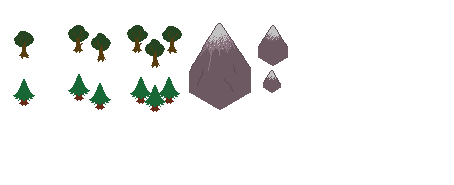
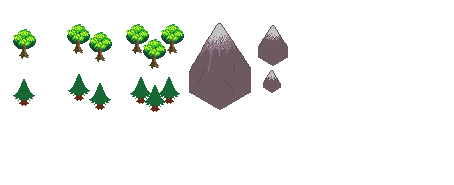
Layered file, before and after one edit (454x185). Changes by layer:
painted on "tree" over [13, 24, 184, 69]
